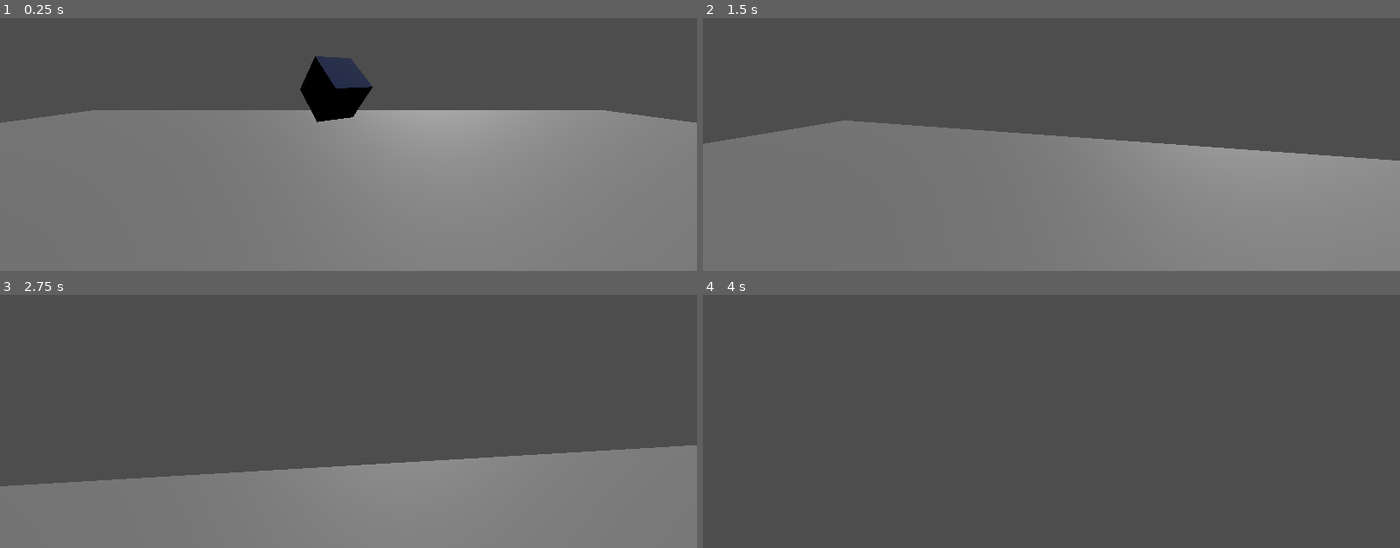
Above: before the commit, frames 1-4 (two rows, left to right).
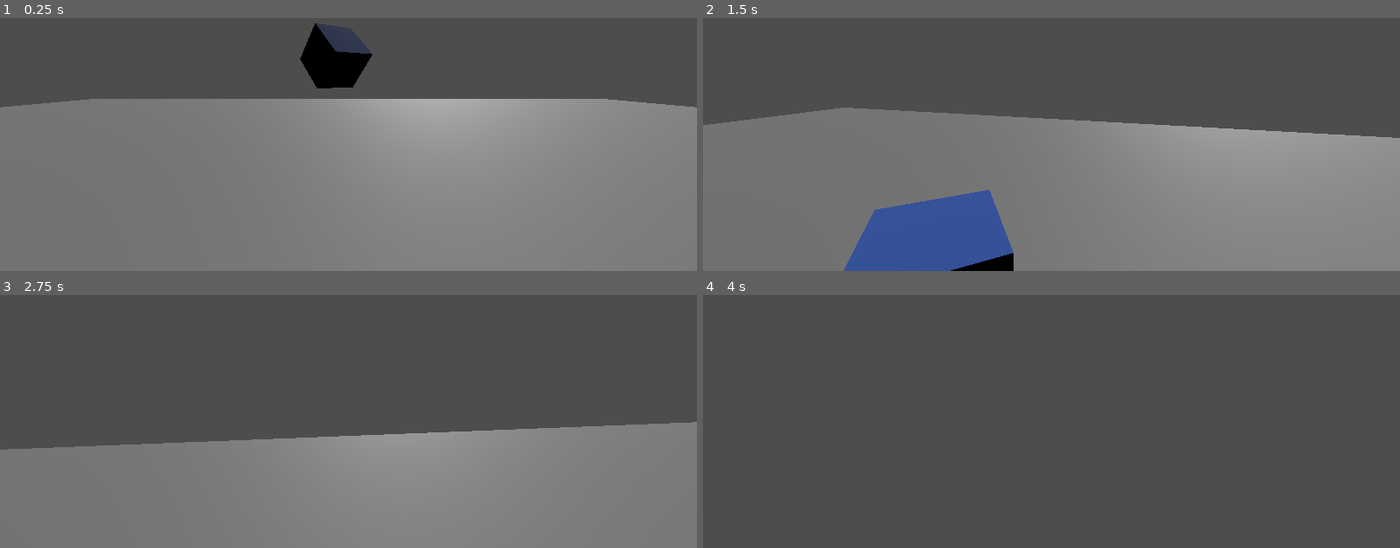
Above: after the commit, the same moments.

Repository: AntoninHUDRY/Q_panic
Game: Godot game, scene res://CameraTest.tscn
The game is run twice, just before and just after one commit, with the same random seed, the same clock (stepped at 60 frames per second) and the same inputs.
Inputs (mouse positions are in pixels of both pictures, inside the frame that each line leads up to):
- Up to frame 1 (0.25 s): no input
- Up to frame 2 (1.5 s): move the mouse to (1086, 73) at 0.52 s; hold E (interact, bound only after the commit) 0.53-1.28 s; hold W (up) from 0.53 s (still down); click (1086, 73) at 0.67 s; tap Space (jump) at 0.77 s; move the mouse to (1016, 76) at 1.27 s; tap Ctrl (crouch) at 1.35 s
- Up to frame 3 (2.75 s): keep holding W (up); tap Space (jump) at 1.52 s; tap E (interact, bound only after the commit) at 1.55 s; move the mouse to (362, 345) at 2.02 s; hold E (interact, bound only after the commit) from 2.03 s (still down); tap Shift (sprint) at 2.1 s
- Up to frame 4 (4 s): keep holding W (up); move the mouse to (1044, 358) at 2.77 s; release E (interact, bound only after the commit) at 2.78 s; tap E (interact, bound only after the commit) at 2.85 s; click (1044, 358) at 2.92 s; tap Space (jump) at 3.02, 3.77 s; move the mouse to (1100, 358) at 3.52 s; hold E (interact, bound only after the commit) from 3.53 s (still down)

The runs differ from the first frame. In frame 1, 7.1% of the frame differs, in the area x 0-100%, y 2-42%; in frame 2, 13%, in the area x 0-100%, y 35-100%; in frame 3, 12%; in frame 4, nothing differs.

Commit message:
finished player Interactor

Diff:
--- a/CameraTest.tscn
+++ b/CameraTest.tscn
@@ -1,10 +1,11 @@
-[gd_scene load_steps=15 format=3 uid="uid://8ukrrg3tetb8"]
+[gd_scene load_steps=17 format=3 uid="uid://8ukrrg3tetb8"]
 
 [ext_resource type="Script" path="res://quantum/QuantumController.gd" id="2_3qsxb"]
 [ext_resource type="Script" path="res://quantum/EntangledGroup.gd" id="3_fka2m"]
 [ext_resource type="Script" path="res://Camera/MainCamera.gd" id="4_bbubq"]
 [ext_resource type="Script" path="res://quantum/QuantumObject.gd" id="4_g2727"]
 [ext_resource type="Script" path="res://character/player.gd" id="5_q6hax"]
+[ext_resource type="PackedScene" uid="uid://dfvgc3hsb18jo" path="res://systems/interaction/PlayerInteractor.tscn" id="6_j1tvd"]
 
 [sub_resource type="BoxMesh" id="BoxMesh_0cwco"]
 size = Vector3(32, 0.1, 32)
@@ -40,6 +41,9 @@
 func _process(delta):
 	pass
 "
+
+[sub_resource type="BoxShape3D" id="BoxShape3D_icea1"]
+size = Vector3(0.670471, 0.503652, 2.86963)
 
 [node name="Node3D" type="Node3D"]
 
@@ -93,7 +97,7 @@
 shape = SubResource("BoxShape3D_wghr5")
 
 [node name="player" type="CharacterBody3D" parent="."]
-transform = Transform3D(1, 0, 0, 0, 1.5, 0, 0, 0, 1, 0, 1.3, 0)
+transform = Transform3D(1, 0, 0, 0, 1, 0, 0, 0, 1, 0, 1.3, 0)
 script = ExtResource("5_q6hax")
 
 [node name="MeshInstance3D" type="MeshInstance3D" parent="player"]
@@ -112,3 +116,10 @@
 transform = Transform3D(1, 0, 0, 0, 1, 0, 0, 0, 1, 0, 0.468611, 0)
 script = ExtResource("4_bbubq")
 player = NodePath("..")
+
+[node name="PlayerInteractor" parent="player/Maincamera" instance=ExtResource("6_j1tvd")]
+transform = Transform3D(1, 0, 0, 0, 1, 0, 0, 0, 1, 0, -0.468611, 0)
+
+[node name="CollisionShape3D2" type="CollisionShape3D" parent="player/Maincamera/PlayerInteractor"]
+transform = Transform3D(1, 0, 0, 0, 1, 0, 0, 0, 1, 0, 0.457407, -0.935)
+shape = SubResource("BoxShape3D_icea1")
--- /dev/null
+++ b/CanvasLayer.gd
@@ -0,0 +1,11 @@
+extends CanvasLayer
+
+
+# Called when the node enters the scene tree for the first time.
+func _ready():
+	pass # Replace with function body.
+
+
+# Called every frame. 'delta' is the elapsed time since the previous frame.
+func _process(delta):
+	pass
--- /dev/null
+++ b/cursor.tscn
@@ -0,0 +1,14 @@
+[gd_scene load_steps=3 format=3 uid="uid://mhuflb73tk36"]
+
+[ext_resource type="Script" path="res://CanvasLayer.gd" id="1_uvbuy"]
+[ext_resource type="Texture2D" uid="uid://lt04as8te0c6" path="res://red_cursor.webp" id="2_uldty"]
+
+[node name="Node" type="Node"]
+
+[node name="CanvasLayer" type="CanvasLayer" parent="."]
+script = ExtResource("1_uvbuy")
+
+[node name="Sprite2D" type="Sprite2D" parent="."]
+position = Vector2(675, 325)
+scale = Vector2(0.05, 0.05)
+texture = ExtResource("2_uldty")
--- a/project.godot
+++ b/project.godot
@@ -52,3 +52,12 @@
 "events": [Object(InputEventKey,"resource_local_to_scene":false,"resource_name":"","device":-1,"window_id":0,"alt_press …(182 unchanged characters)…
 ]
 }
+interact={
+"deadzone": 0.5,
+"events": [Object(InputEventKey,"resource_local_to_scene":false,"resource_name":"","device":-1,"window_id":0,"alt_pressed":false,"shift_pressed":false,"ctrl_pressed":false,"meta_pressed":false,"pressed":false,"keycode":0,"physical_keycode":69,"key_label":0,"unicode":101,"echo":false,"script":null)
+]
+}
+
+[layer_names]
+
+3d_physics/layer_2="interactable"
--- /dev/null
+++ b/systems/interaction/Interactor.gd
@@ -0,0 +1,34 @@
+extends Area3D
+
+class_name Interactor
+
+var controller: Node3D
+
+func interact(interactable: Interactable) -> void:
+	interactable.interacted.emit(self)
+
+func focus(interactable: Interactable) -> void:
+	interactable.focused.emit(self)
+
+func unfocus(interactable: Interactable) -> void:
+	interactable.unfocused.emit(self)
+
+func get_closest_interactable() -> Interactable:
+	var list: Array[Area3D] = get_overlapping_areas()
+	var distance: float
+	var closest_distance: float = INF
+	var closest: Interactable = null
+
+	for interactable in list:
+		distance = interactable.global_position.distance_to(global_position)
+
+		if distance < closest_distance:
+			closest = interactable as Interactable
+			closest_distance = distance
+
+	return closest
+
+
+
+func _on_area_exited(area):
+	pass # Replace with function body.
--- /dev/null
+++ b/systems/interaction/Interactor.tscn
@@ -0,0 +1,15 @@
+[gd_scene load_steps=3 format=3 uid="uid://bh5qx1nox20h2"]
+
+[ext_resource type="Script" path="res://systems/interaction/Interactor.gd" id="1_dor61"]
+
+[sub_resource type="BoxShape3D" id="BoxShape3D_buajr"]
+
+[node name="PlayerInteractor" type="Area3D"]
+collision_layer = 0
+collision_mask = 2
+script = ExtResource("1_dor61")
+
+[node name="CollisionShape3D" type="CollisionShape3D" parent="."]
+shape = SubResource("BoxShape3D_buajr")
+
+[connection signal="area_exited" from="." to="." method="_on_area_exited"]
--- /dev/null
+++ b/systems/interaction/PlayerInteractor.gd
@@ -0,0 +1,27 @@
+extends Interactor
+
+@export var player: CharacterBody3D
+
+var cached_closest: Interactable
+
+func _ready() -> void:
+	controller = player
+
+func _physics_process(_delta: float) -> void:
+	var new_closest: Interactable = get_closest_interactable()
+	if new_closest != cached_closest:
+		if is_instance_valid(cached_closest):
+			unfocus(cached_closest)
+		if new_closest:
+			focus(new_closest)
+
+		cached_closest = new_closest
+
+func _input(event: InputEvent) -> void:
+	if event.is_action_pressed("interact"):
+		if cached_closest:
+			interact(cached_closest)
+
+func _on_area_exited(area: Interactable) -> void:
+	if cached_closest == area:
+		unfocus(area)
--- /dev/null
+++ b/systems/interaction/PlayerInteractor.tscn
@@ -0,0 +1,15 @@
+[gd_scene load_steps=3 format=3 uid="uid://dfvgc3hsb18jo"]
+
+[ext_resource type="Script" path="res://systems/interaction/Interactor.gd" id="1_4gjgd"]
+
+[sub_resource type="BoxShape3D" id="BoxShape3D_buajr"]
+
+[node name="PlayerInteractor" type="Area3D"]
+collision_layer = 0
+collision_mask = 2
+script = ExtResource("1_4gjgd")
+
+[node name="CollisionShape3D" type="CollisionShape3D" parent="."]
+shape = SubResource("BoxShape3D_buajr")
+
+[connection signal="area_exited" from="." to="." method="_on_area_exited"]
--- /dev/null
+++ b/systems/interaction/interactable.gd
@@ -0,0 +1,11 @@
+extends Area3D
+
+
+class_name Interactable
+
+# Emitted when Interactor starts looking at me
+signal focused(interactor: Interactor)
+# Emitted when Interactor stops looking at me
+signal unfocused(interactor: Interactor)
+# Emitted when Interactor interacts with me
+signal interacted(interactor: Interactor)
--- /dev/null
+++ b/systems/interaction/interactable.tscn
@@ -0,0 +1,13 @@
+[gd_scene load_steps=3 format=3 uid="uid://cfw31sfi6y2ur"]
+
+[ext_resource type="Script" path="res://systems/interaction/interactable.gd" id="1_03fhq"]
+
+[sub_resource type="BoxShape3D" id="BoxShape3D_02vt6"]
+
+[node name="Interactable" type="Area3D"]
+collision_layer = 2
+collision_mask = 0
+script = ExtResource("1_03fhq")
+
+[node name="CollisionShape3D" type="CollisionShape3D" parent="."]
+shape = SubResource("BoxShape3D_02vt6")
Binary file added: red_cursor.webp
Not shown, added: red_cursor.webp.import
Not shown, added: red81EF.tmp
